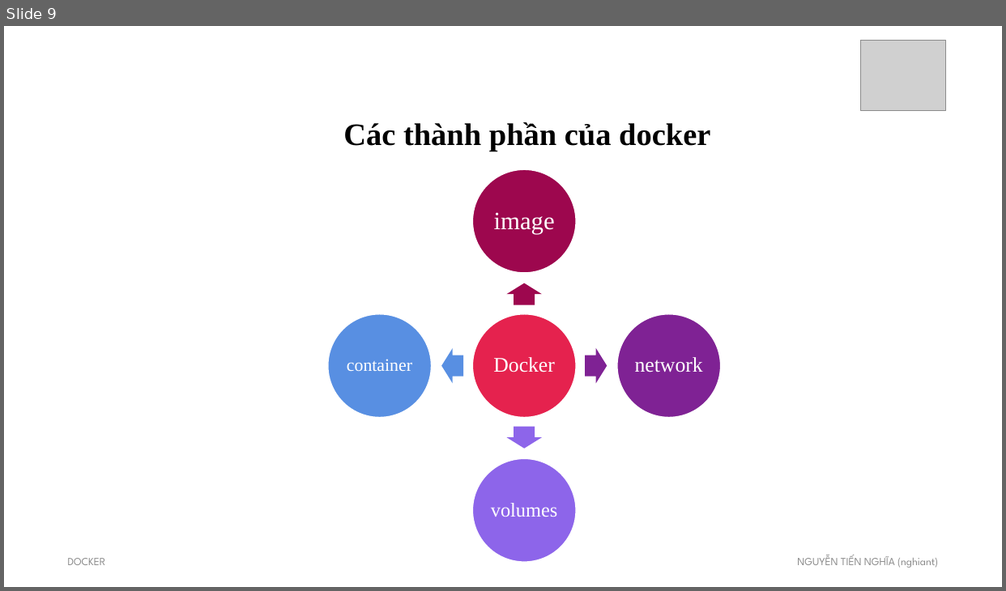
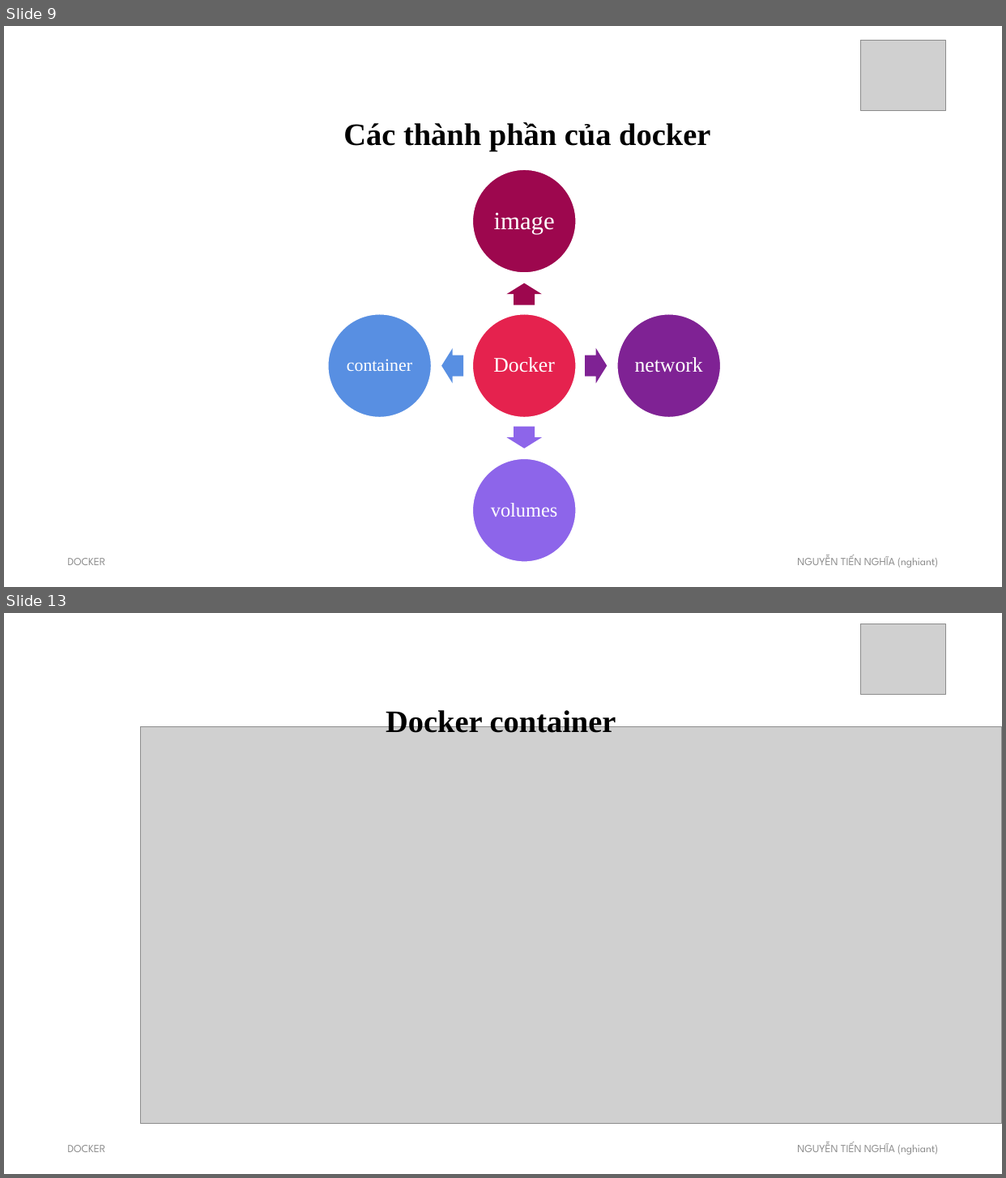
Before and after one commit to nghia-code1805/Devops, a slide deck: devops.pptx. Shown one above the other, each under a label of ours: slide 9 before the commit, slides 9 and 13 after it; the slides between them are not shown. The pictures are 1006x591 and 1006x1178 pixels, drawn with LibreOffice and Linux fonts; fonts in the diff are those of the drawing; grey boxes stand for pictures; background and template pictures are left out. Boxes give left, top, right and bottom in pixels: in the first picture for what was removed or moved away, otherwise in the second. Text is boxed around its words. In the diff, an @@ line names an element or a change of style, - is before the commit and + after.

```diff
--- a/devops.pptx
+++ b/devops.pptx
@@ slide 13 added at bbox=[4, 613, 1002, 1174], background #FFFFFF @@
@@ picture added at bbox=[861, 624, 947, 695] @@
@@ text added at bbox=[386, 708, 616, 733], 30 pt, text #000000, bold @@
+Docker container
@@ picture added at bbox=[140, 726, 1002, 1123] @@
@@ text added at bbox=[68, 1145, 106, 1152], 10.5 pt, text #8C8C8C @@
+DOCKER
@@ text added at bbox=[797, 1142, 938, 1155], 10.5 pt, text #8C8C8C @@
+NGUYỄN TIẾN NGHĨA (nghiant)
```
Also in this commit, not shown: 1 slide changed, 4 other slides added, 7 other files.
